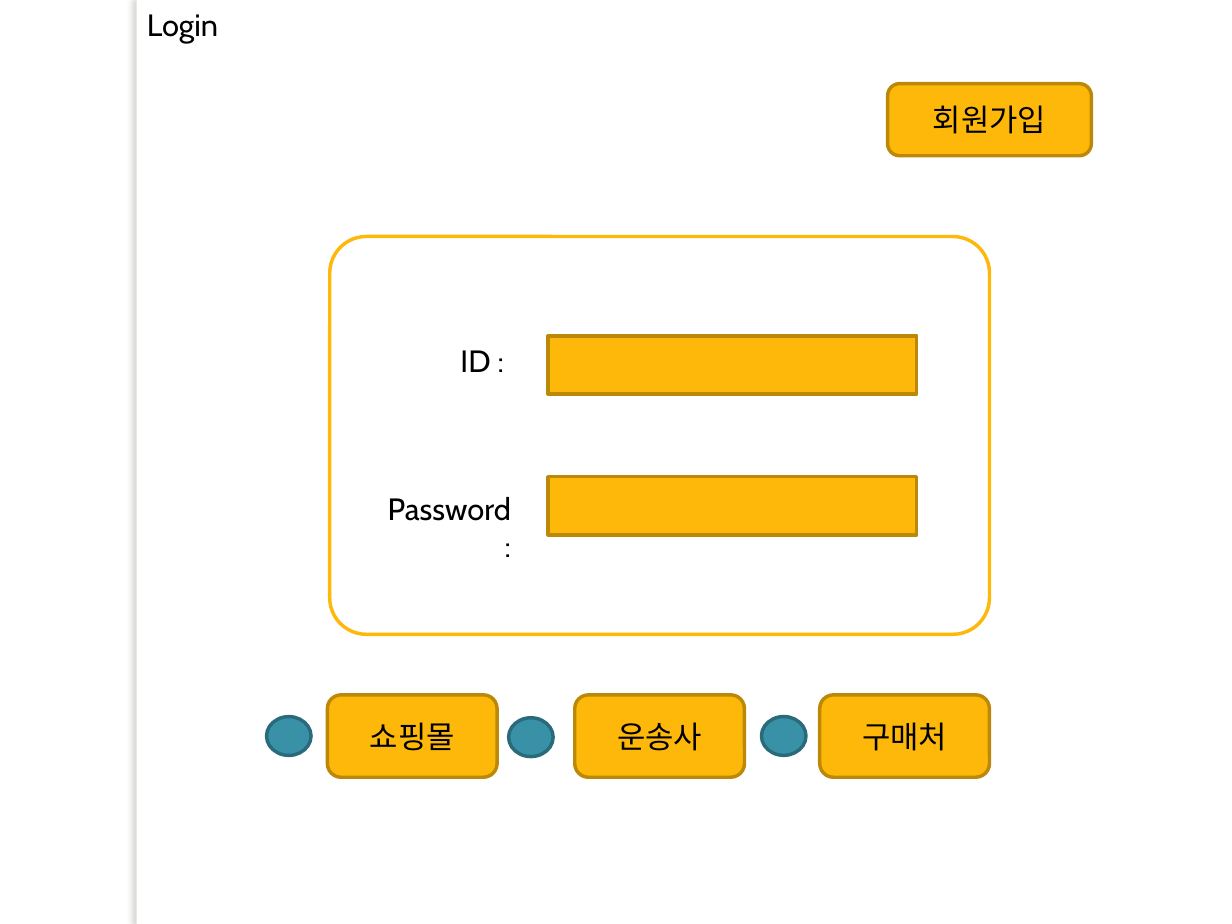
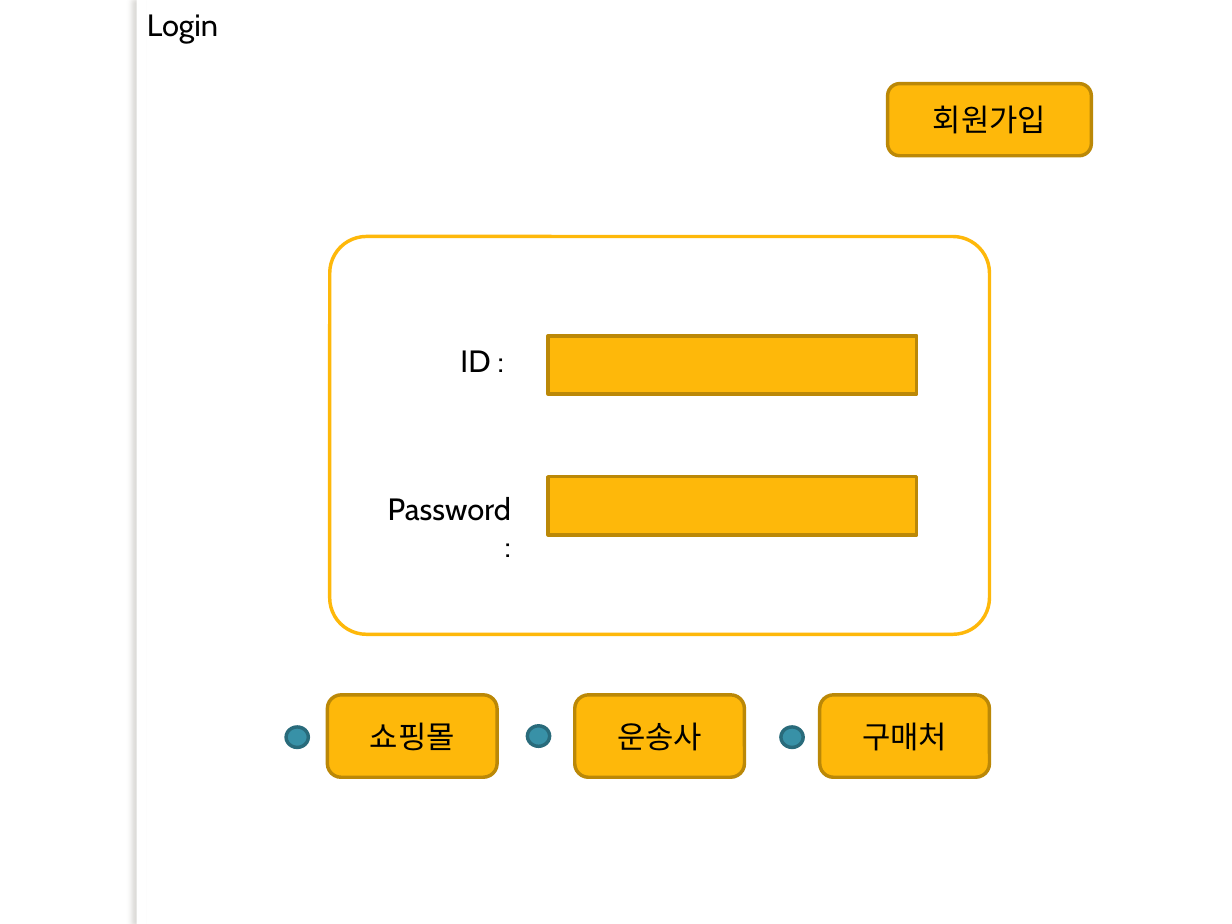
Before and after one commit to lx9203/fulfillmentBlue, a slide deck: slide 4 of 프레젠테이션1.pptx. Drawn at 1232x924 pixels with LibreOffice and Linux fonts; fonts in the diff are those of the drawing; background and template pictures are left out. Boxes give left, top, right and bottom in pixels: in the first picture for what was removed or moved away, otherwise in the second. Text is boxed around its words. In the diff, an @@ line names an element or a change of style, - is before the commit and + after.

```diff
--- a/프레젠테이션1.pptx
+++ b/프레젠테이션1.pptx
@@ ellipse resized from (x1=266, y1=717, x2=310, y2=755) to (x1=286, y1=727, x2=308, y2=748) @@
@@ ellipse resized from (x1=509, y1=718, x2=553, y2=756) to (x1=527, y1=726, x2=549, y2=747) @@
@@ ellipse resized from (x1=761, y1=717, x2=806, y2=755) to (x1=781, y1=727, x2=803, y2=748) @@
```
Also in this commit, not shown: 7 other slides changed.
